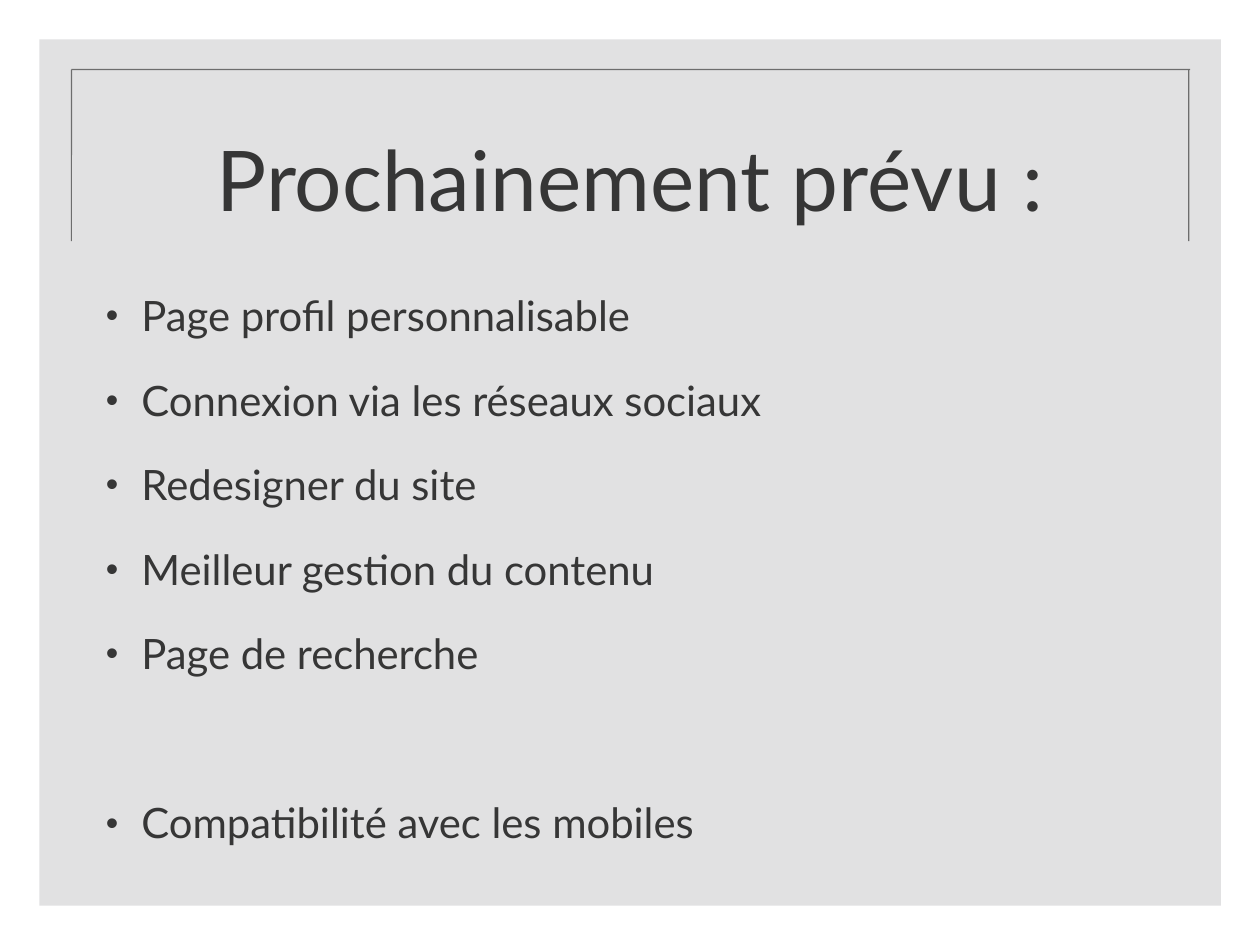
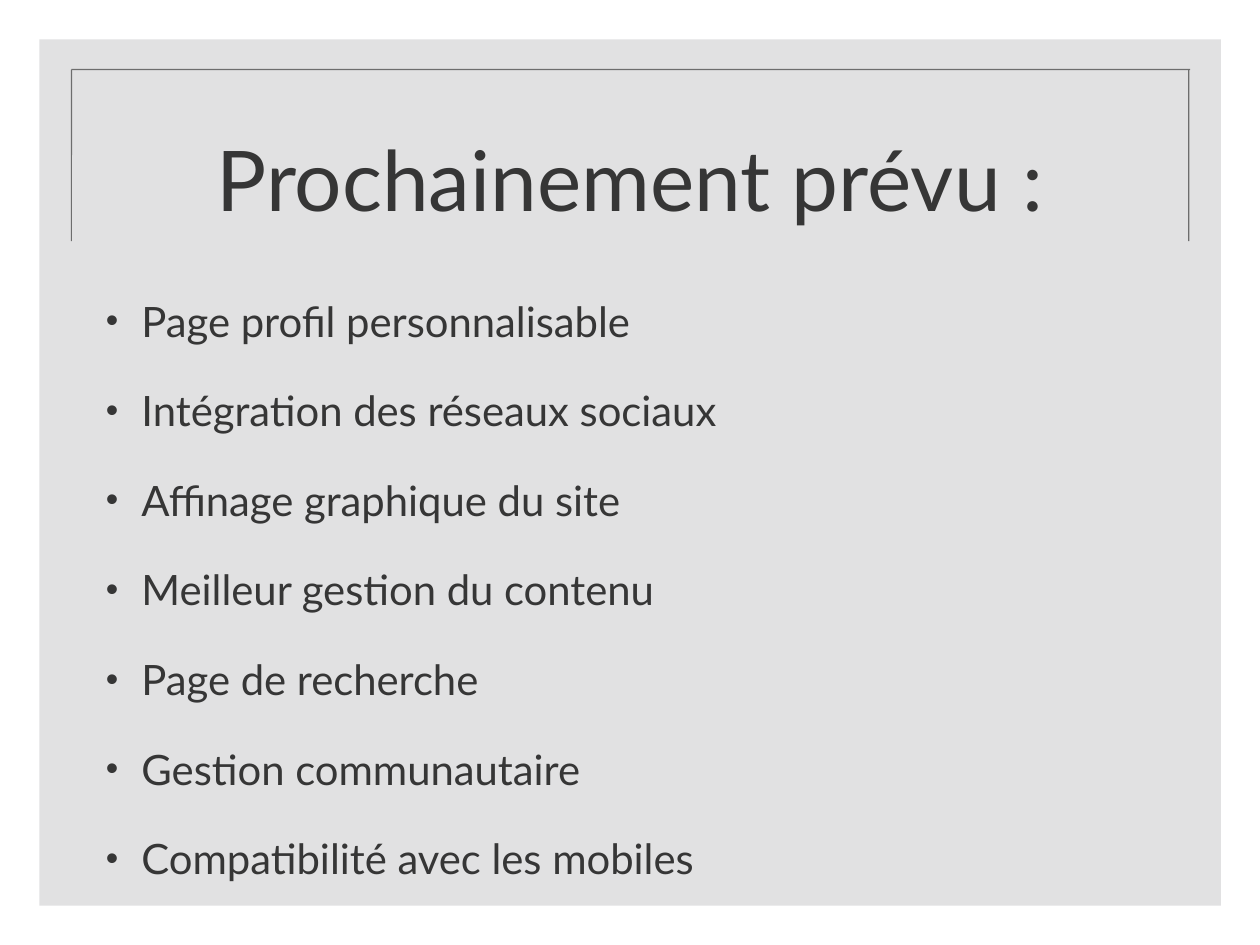
Before and after one commit to fitzlucassen/Webtuts.fr, a slide deck: slide 10 of documents/blog.ppt. Drawn at 1260x945 pixels with LibreOffice and Linux fonts; fonts in the diff are those of the drawing; background and template pictures are left out. Boxes give left, top, right and bottom in pixels: in the first picture for what was removed or moved away, otherwise in the second. Text is boxed around its words. In the diff, an @@ line names an element or a change of style, - is before the commit and + after.

Commit message:
ppt

```diff
--- a/documents/blog.ppt
+++ b/documents/blog.ppt
@@ text at box(141, 306, 693, 881): line spacing 0.9 to 1 @@
@@ text at box(141, 395, 717, 524): text changed @@
-• Connexion via les réseaux sociaux
-• Redesigner du site
+• Intégration des réseaux sociaux
+• Affinage graphique du site
@@ text at box(141, 754, 580, 786): paragraph added @@
+• Gestion communautaire
```
Also in this commit, not shown: 3 other slides changed.
